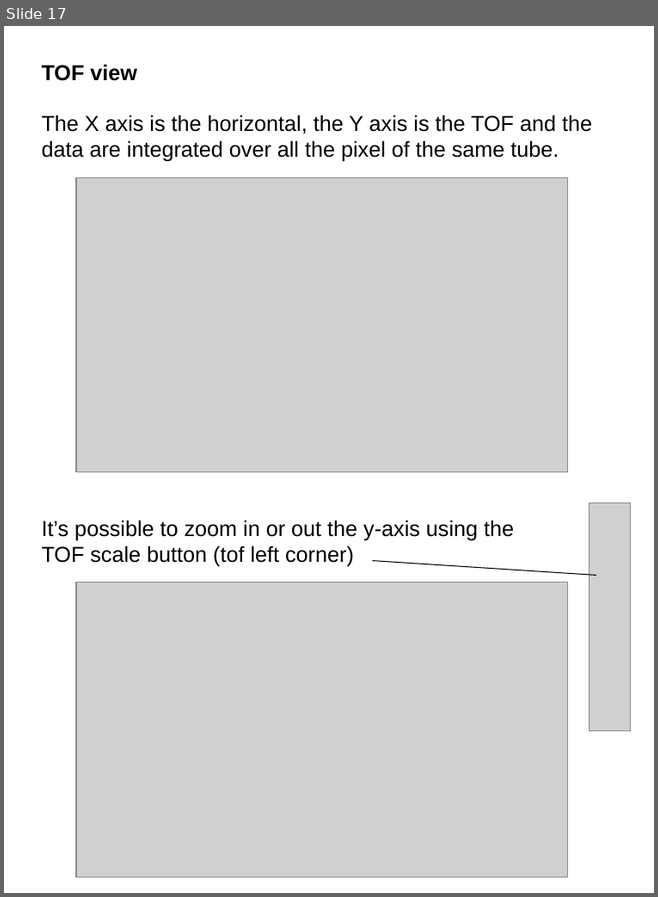
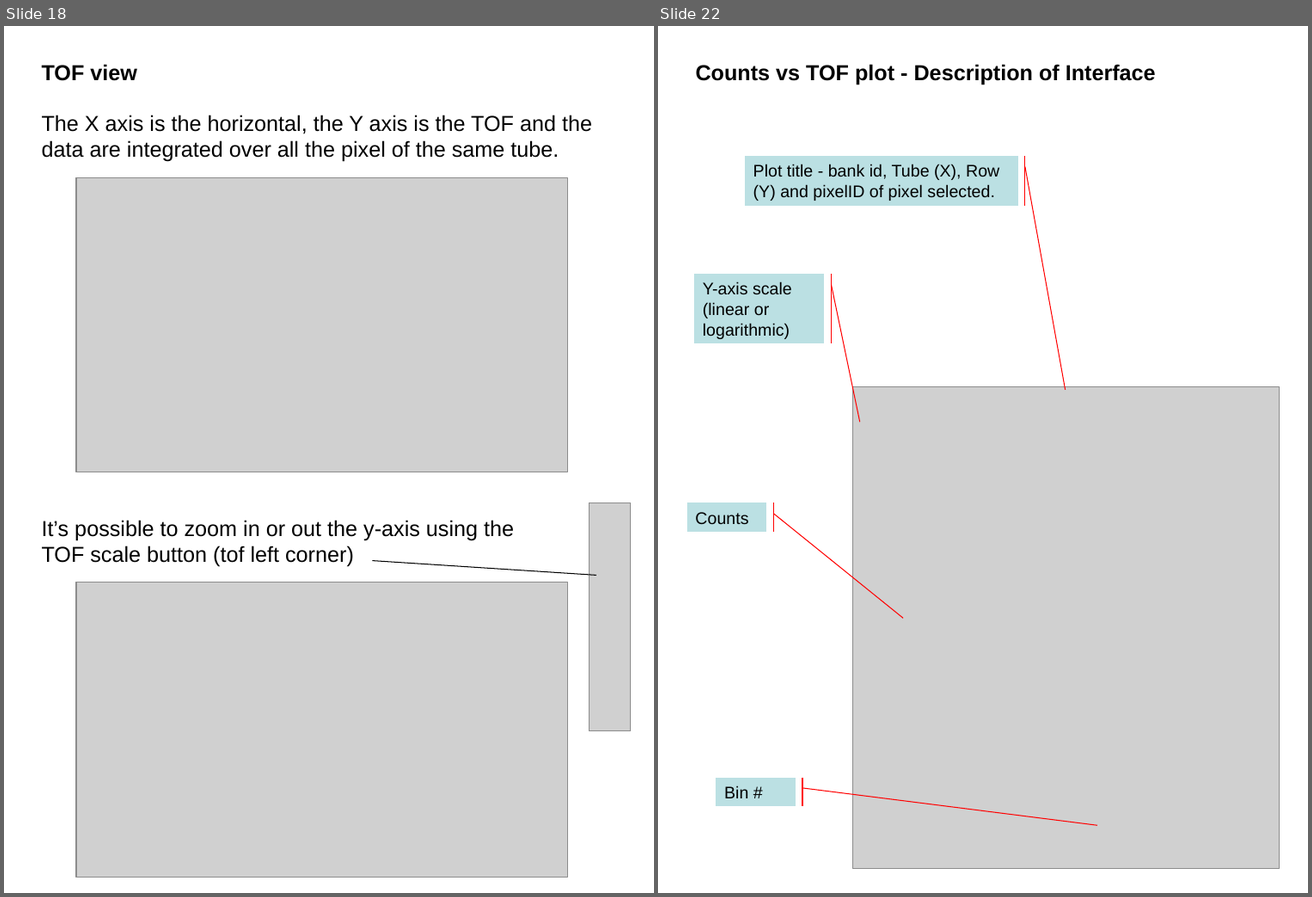
Before and after one commit to ornl-ndav/IdlGui, a slide deck: 1.0/doc/plotARCS_manual.ppt. Shown side by side, each under a label of ours: slide 17 before the commit, slides 18 and 22 after it; the slides between them are not shown. The pictures are 658x897 and 1312x897 pixels, drawn with LibreOffice and Linux fonts; fonts in the diff are those of the drawing; grey boxes stand for pictures. Boxes give left, top, right and bottom in pixels: in the first picture for what was removed or moved away, otherwise in the second. Text is boxed around its words. In the diff, an @@ line names an element or a change of style, - is before the commit and + after.

```diff
--- a/1.0/doc/plotARCS_manual.ppt
+++ b/1.0/doc/plotARCS_manual.ppt
@@ slide 22 added at bbox=[658, 26, 1308, 893], background #FFFFFF @@
@@ text added at bbox=[696, 64, 1156, 85], 18 pt, text #000000, bold @@
+Counts vs TOF plot - Description of Interface
@@ freeform shape added at bbox=[745, 156, 1017, 206], fill #BBE0E3, outline #FF0000 0.74 pt, 14 pt, text #000000 @@
+Plot title - bank id, Tube (X), Row (Y) and pixelID of pixel selected.
@@ freeform shape added at bbox=[694, 274, 825, 343], fill #BBE0E3, outline #FF0000 0.74 pt, 14 pt, text #000000 @@
+Y-axis scale (linear or logarithmic)
@@ picture added at bbox=[853, 387, 1280, 869] @@
@@ freeform shape added at bbox=[686, 502, 766, 533], fill #BBE0E3, outline #FF0000 0.74 pt, 14 pt, text #000000 @@
+Counts
@@ freeform shape added at bbox=[716, 778, 796, 807], fill #BBE0E3, outline #FF0000 0.74 pt, 14 pt, text #000000 @@
+Bin #
@@ what was slide 17 is now slide 18 @@
```
Also in this commit, not shown: 4 slides changed, 6 other slides added, 1 slide removed.
